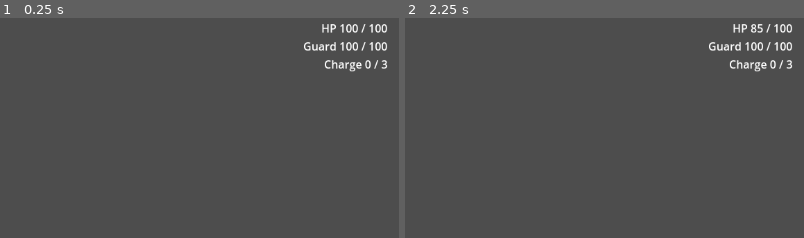
Above: before the commit, frames 1-2 (left to right).
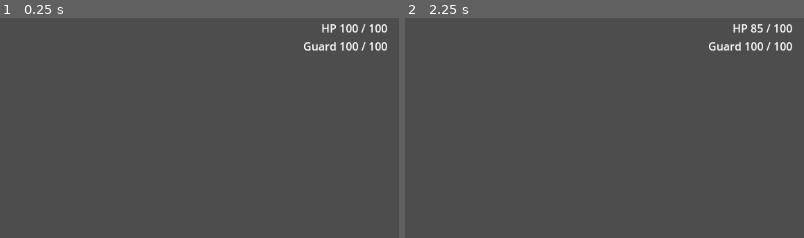
Above: after the commit, the same moments.

Repository: Thord1n/SynapseGame
Game: Godot game, scene res://scenes/main/main.tscn
Two runs of this game, one before a commit and one after it. Both use one fixed random seed, a clock stepped at 60 frames per second and the inputs below.
Inputs (mouse positions are % of the whole screen's width and height, from its top left):
- Up to frame 1 (0.25 s): no input
- Up to frame 2 (2.25 s): tap Enter at 0.5 s; move the mouse to (72, 44) at 0.52 s; hold Q (Block) 0.53-1.28 s; hold D (Right) 0.53-2.03 s; click (72, 44) at 0.67 s; tap Space (Jump) at 0.77, 1.52 s; move the mouse to (30, 54) at 1.27 s; tap Q (Block) at 1.35 s; move the mouse to (60, 27) at 2.02 s; hold A (Left) from 2.03 s (still down); hold Shift (Dash) from 2.03 s (still down)
The pictures show only the part of the screen within x 50-100%, y 0-50%; the shares and areas given below are measured in that part.

The runs differ from the first frame. In frame 1, 0.3% of the frame differs, in the area x 81-97%, y 19-25%; in frame 2, 0.3%.

Commit message:
Remove the Charge resource (cut by design)
A parry now just negates the hit and emits parried. Abilities trigger
what's on the SynapseGrid, with no separate resource.

Co-Authored-By: Claude Opus 5.5 (1M context) <noreply@anthropic.com>
Claude-Session: https://claude.ai/code/session_017xZyWZz86SG64GVaBwrJvM

Diff:
--- a/scenes/main/main.gd
+++ b/scenes/main/main.gd
@@ -27,12 +27,12 @@
 	player.menu = game_gui
 	_wire_player_hud()
 
-## HP/Guard/Charge readout plus a combat-log line for each defensive outcome, so block/parry/
+## HP/Guard readout plus a combat-log line for each defensive outcome, so block/parry/
 ## dodge timing can be judged while playing without a debugger.
 func _wire_player_hud() -> void:
-	for sig in [player.health_changed, player.guard_changed, player.charge_changed]:
+	for sig in [player.health_changed, player.guard_changed]:
 		sig.connect(func(_a, _b): _refresh_player_status())
-	player.parried.connect(func(_hit): _on_ability_triggered("PARRY! +1 Charge"))
+	player.parried.connect(func(_hit): _on_ability_triggered("PARRY!"))
 	player.blocked.connect(func(hit: Hit): _on_ability_triggered("Blocked (%s dmg through)" % PerkDefinition.format_number(hit.damage * player.block_damage_taken)))
 	player.dodged_through.connect(func(_hit): _on_ability_triggered("Dodged through"))
 	player.hurt.connect(func(hit: Hit): _on_ability_triggered("Hit for %s%s" % [PerkDefinition.format_number(hit.damage), " (unblockable)" if hit.kind == Hit.Kind.UNBLOCKABLE else ""]))
@@ -41,8 +41,8 @@
 	_refresh_player_status()
 
 func _refresh_player_status() -> void:
-	player_status_label.text = "HP %d / %d\nGuard %d / %d\nCharge %d / %d" % [
-		player.health, player.max_health, player.guard, player.max_guard, player.charge, player.max_charge
+	player_status_label.text = "HP %d / %d\nGuard %d / %d" % [
+		player.health, player.max_health, player.guard, player.max_guard
 	]
 
 ## Not in project.godot's [input] section (unlike Jump/Dash/Normal_attack/Special_attack/Block/
--- a/scenes/tests/combat_defense_test.gd
+++ b/scenes/tests/combat_defense_test.gd
@@ -25,7 +25,7 @@
 	player.block(true)
 	r = player.receive_hit(Hit.new(15.0))
 	_check(r == Hit.Result.PARRIED, "Block pressed within the parry window parries")
-	_check(is_equal_approx(player.health, 85.0) and player.charge == 1, "parry takes no damage and grants +1 Charge")
+	_check(is_equal_approx(player.health, 85.0) and is_equal_approx(player.guard, player.max_guard), "parry takes no damage and costs no Guard")
 	player.block(false)
 
 	# --- Block: held longer than the window
--- a/scripts/player/player_controller.gd
+++ b/scripts/player/player_controller.gd
@@ -22,8 +22,9 @@
 ##
 ## Defense (receive_hit): the player has Health, and a Guard meter used only by Block. Per the
 ## Designer's numbers (design/answers-for-programmer.md), all exported so they can be tuned:
-## - Parry: Block pressed within `parry_window` before a parryable hit lands. No damage, +1
-##   Charge, emits `parried`.
+## - Parry: Block pressed within `parry_window` before a parryable hit lands. No damage, emits
+##   `parried`. Block and Parry are one ability ("Guard") on one button: hold = block, a press
+##   just before impact = parry.
 ## - Block: held longer than that. Takes `block_damage_taken` of the damage and drains Guard;
 ##   Guard at 0 breaks (stunned for `guard_break_stun`). Guard regenerates when not blocking.
 ## - Unblockable hits ignore Block and Parry entirely: only a dodge avoids them.
@@ -45,7 +46,6 @@
 
 signal health_changed(current: float, maximum: float)
 signal guard_changed(current: float, maximum: float)
-signal charge_changed(current: int, maximum: int)
 signal hurt(hit: Hit)
 signal blocked(hit: Hit)
 signal parried(hit: Hit)
@@ -70,7 +70,6 @@
 ## Not blocking for this long before Guard starts regenerating.
 @export var guard_regen_delay: float = 0.5
 @export var guard_break_stun: float = 0.8
-@export var max_charge: int = 3
 
 @export_group("Dodge")
 @export var dodge_distance: float = 120.0
@@ -85,7 +84,6 @@
 
 var health: float
 var guard: float
-var charge: int = 0
 var spawn_position: Vector2
 
 ## Own clock advanced in _physics_process, so timing windows behave the same under headless
@@ -245,7 +243,6 @@
 		return Hit.Result.DODGED
 	if hit.kind == Hit.Kind.PARRYABLE and _is_blocking:
 		if _time - _block_pressed_at <= parry_window:
-			_set_charge(charge + 1)
 			parried.emit(hit)
 			return Hit.Result.PARRIED
 		_set_guard(guard - guard_drain_per_block)
@@ -258,13 +255,6 @@
 	hurt.emit(hit)
 	return Hit.Result.HIT
 
-## Spends Charge (the Special Attack's cost per the design doc). False if there isn't enough.
-func spend_charge(amount: int = 1) -> bool:
-	if charge < amount:
-		return false
-	_set_charge(charge - amount)
-	return true
-
 func _take_damage(amount: float) -> void:
 	health = max(0.0, health - amount)
 	health_changed.emit(health, max_health)
@@ -288,12 +278,6 @@
 	if clamped != guard:
 		guard = clamped
 		guard_changed.emit(guard, max_guard)
-
-func _set_charge(value: int) -> void:
-	var clamped := clampi(value, 0, max_charge)
-	if clamped != charge:
-		charge = clamped
-		charge_changed.emit(charge, max_charge)
 
 ## No game-over screen in the test level yet: announce it, then put the player back at the
 ## spawn point with full Health and Guard.
